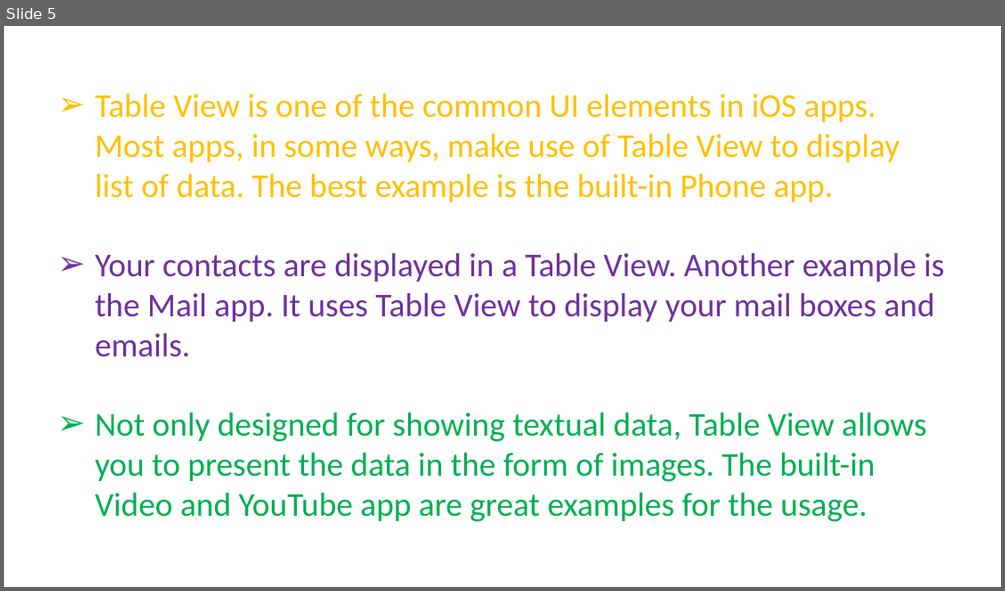
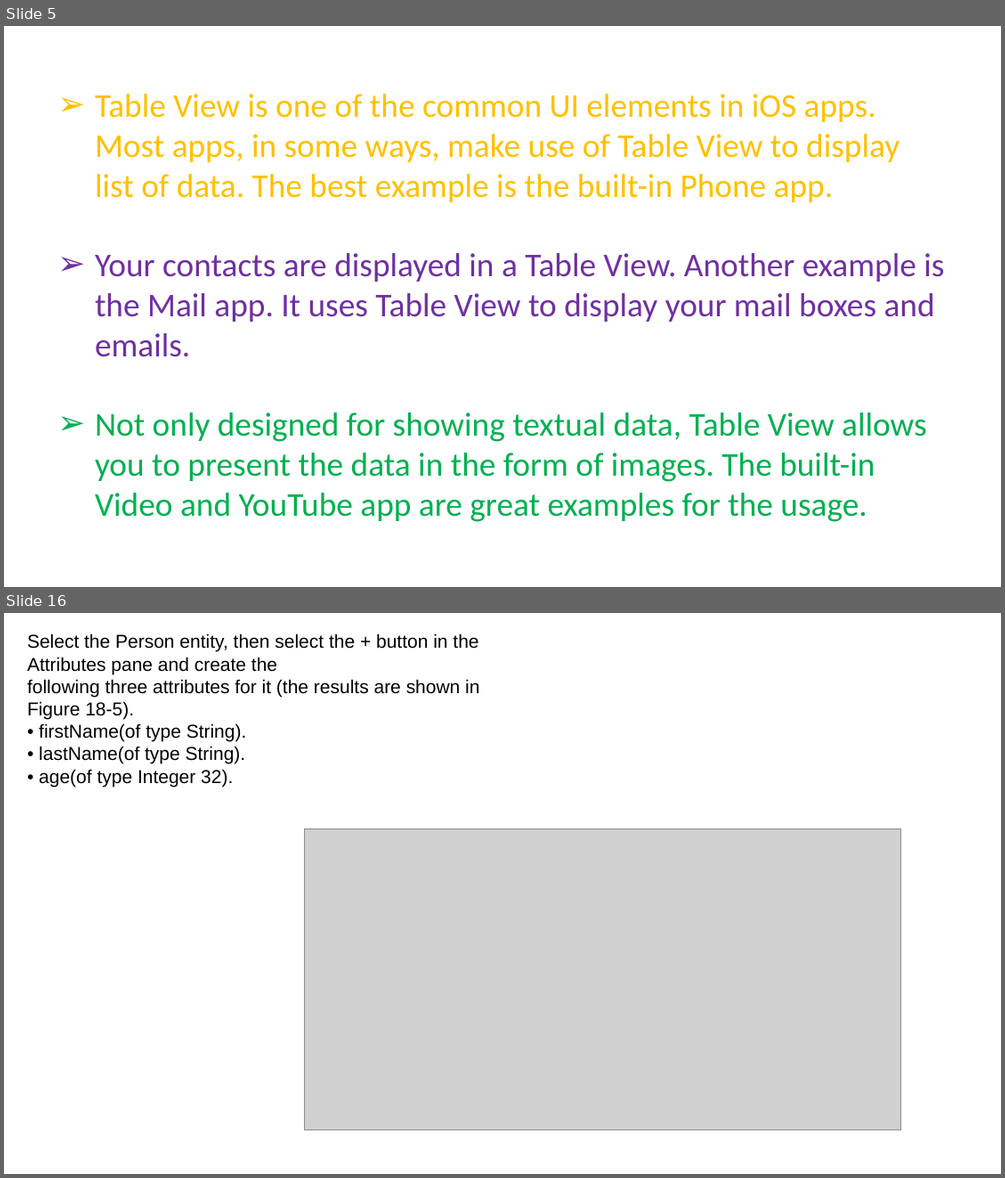
Before and after one commit to aminhngn/Course_Mobile_IOS, a slide deck: course/IOS_Module_03_core_data.pptx. Shown one above the other, each under a label of ours: slide 5 before the commit, slides 5 and 16 after it; the slides between them are not shown. The pictures are 1005x591 and 1005x1178 pixels, drawn with LibreOffice and Linux fonts; fonts in the diff are those of the drawing; grey boxes stand for pictures. Boxes give left, top, right and bottom in pixels: in the first picture for what was removed or moved away, otherwise in the second. Text is boxed around its words. In the diff, an @@ line names an element or a change of style, - is before the commit and + after.

```diff
--- a/course/IOS_Module_03_core_data.pptx
+++ b/course/IOS_Module_03_core_data.pptx
@@ slide 16 added at [4, 613, 1001, 1174], background #FFFFFF @@
@@ text added at [27, 633, 479, 787], 18 pt, text #000000 @@
+Select the Person entity, then select the + button in the Attributes pane and create the
+following three attributes for it (the results are shown in Figure 18-5).
+• firstName(of type String).
+• lastName(of type String).
+• age(of type Integer 32).
@@ picture added at [305, 828, 901, 1130] @@
```
Also in this commit, not shown: 25 other slides added.
